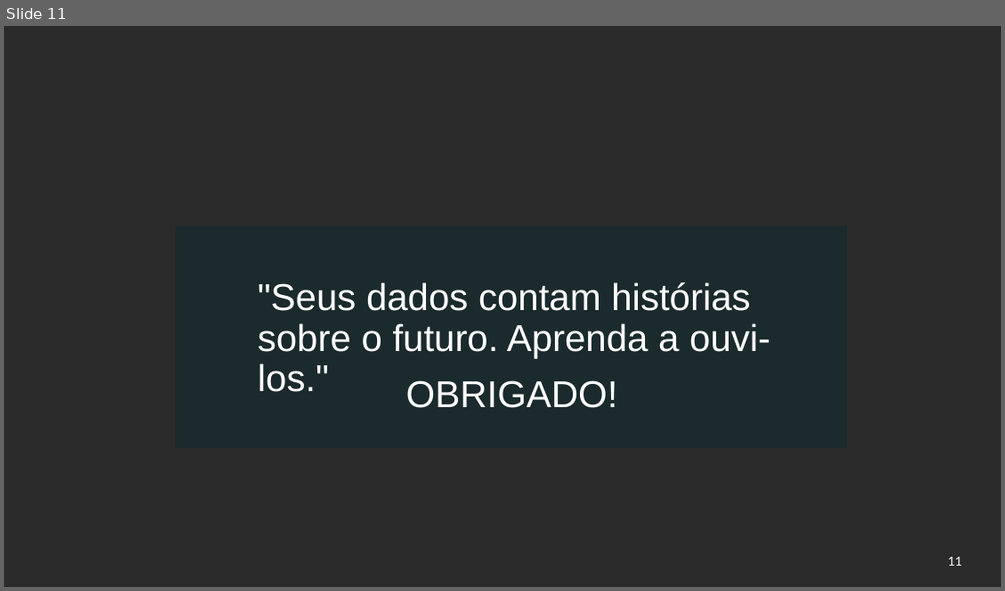
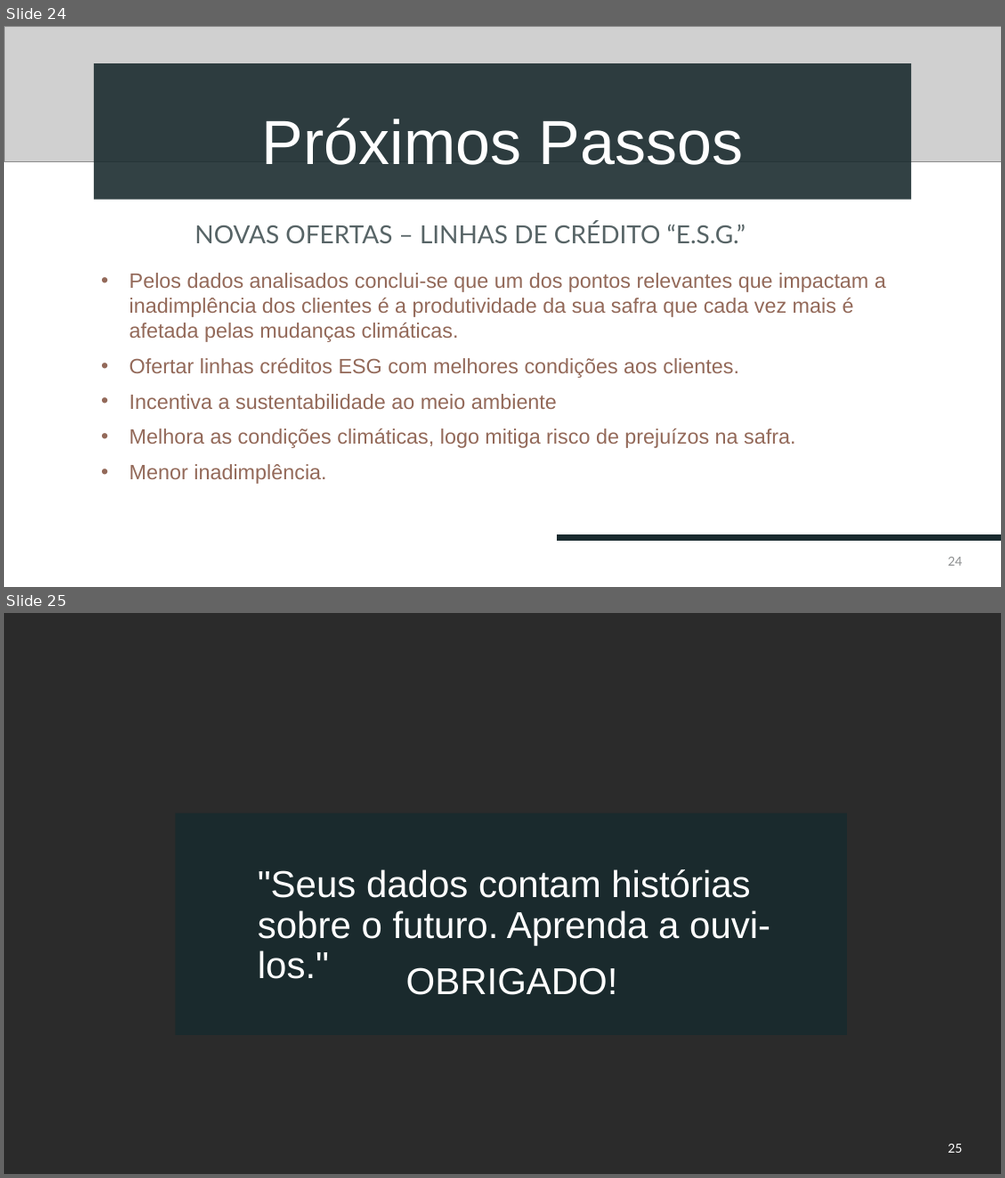
Before and after one commit to devbiadlima/pdd-analytics-etl, a slide deck: apresentacao/Apresentação.pptx. Shown one above the other, each under a label of ours: slide 11 before the commit, slides 24 and 25 after it. The pictures are 1005x591 and 1005x1178 pixels, drawn with LibreOffice and Linux fonts; fonts in the diff are those of the drawing; grey boxes stand for pictures; background and template pictures are left out; a plain dark background stands for a picture behind light text. Boxes give left, top, right and bottom in pixels: in the first picture for what was removed or moved away, otherwise in the second. Text is boxed around its words. In the diff, an @@ line names an element or a change of style, - is before the commit and + after.

```diff
--- a/apresentacao/Apresentação.pptx
+++ b/apresentacao/Apresentação.pptx
@@ slide 24 added at (x1=4, y1=26, x2=1001, y2=587), background #FFFFFF @@
@@ picture added at (x1=4, y1=26, x2=1001, y2=162) @@
@@ title added at (x1=94, y1=63, x2=911, y2=200), fill #192A2E at 89% opacity, 60 pt, text #FFFFFF @@
+Próximos Passos
@@ text added at (x1=194, y1=222, x2=745, y2=243), 24 pt, text #576466 @@
+NOVAS OFERTAS – LINHAS DE CRÉDITO “E.S.G.”
@@ text added at (x1=129, y1=273, x2=886, y2=483), 20 pt, text #936959 @@
+• Pelos dados analisados conclui-se que um dos pontos relevantes que impactam a inadimplência dos clientes é a produtividade da sua safra que cada vez mais é afetada pelas mudanças climáticas.
+• Ofertar linhas créditos ESG com melhores condições aos clientes.
+• Incentiva a sustentabilidade ao meio ambiente
+• Melhora as condições climáticas, logo mitiga risco de prejuízos na safra.
+• Menor inadimplência.
@@ line added from (558, 538) to (1001, 538), #192A2E 6 pt @@
@@ page number added at (x1=947, y1=556, x2=962, y2=565), 12 pt, text #8C8E8F @@
+24
@@ what was slide 11 is now slide 25 @@
@@ page number at (x1=947, y1=1143, x2=962, y2=1152): text changed @@
-11
+25
```
Also in this commit, not shown: 2 slides changed, 16 other slides added, 4 slides removed, 1 other file.
